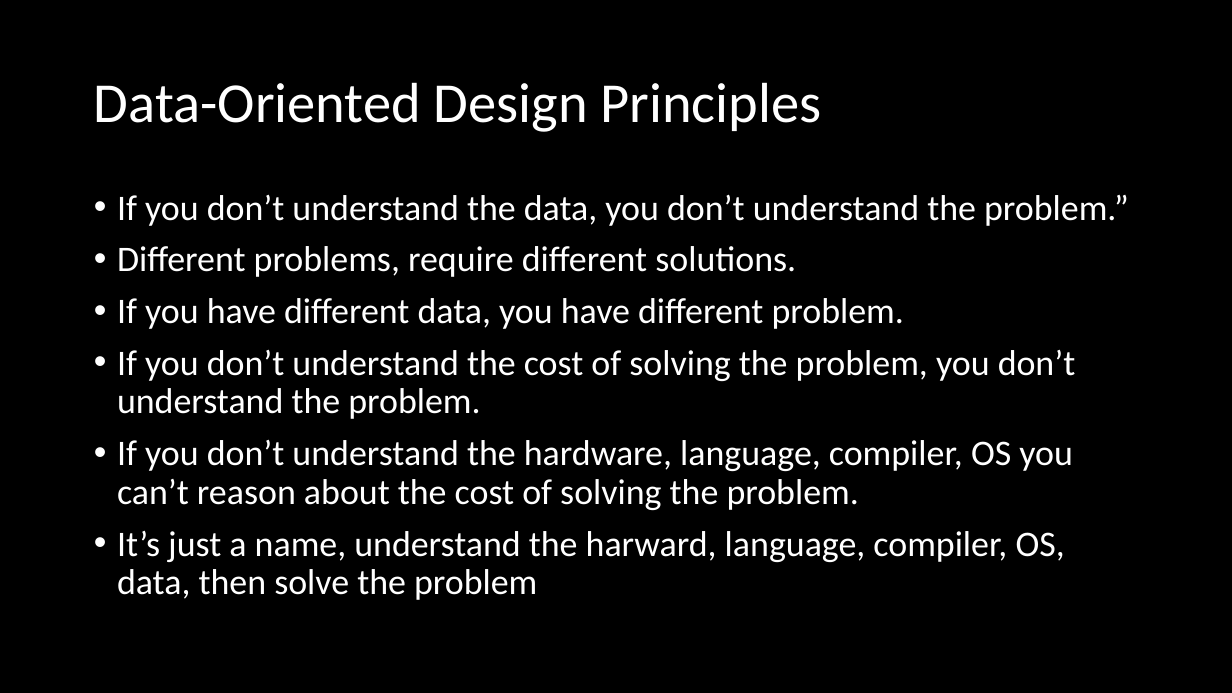
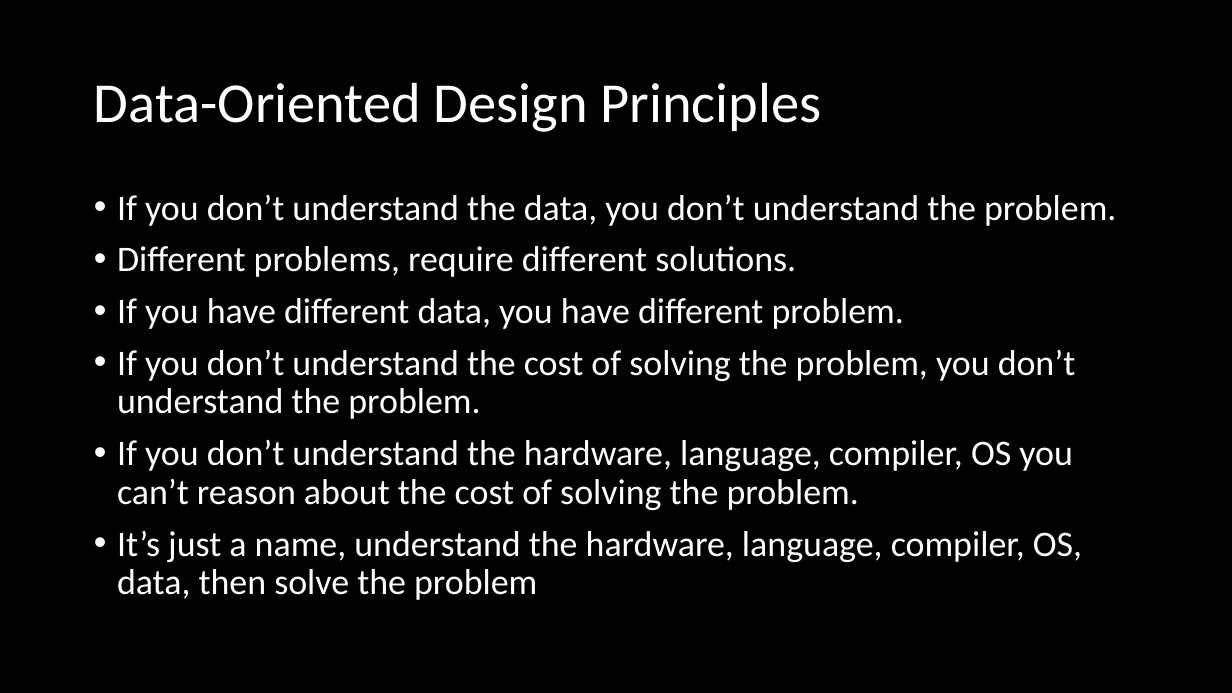
Before and after one commit to omidshahbazi/DODSample, a slide deck: slide 11 of Presentation/Presentation.pptx. Drawn at 1232x693 pixels with LibreOffice and Linux fonts; fonts in the diff are those of the drawing. Boxes give left, top, right and bottom in pixels: in the first picture for what was removed or moved away, otherwise in the second. Text is boxed around its words. In the diff, an @@ line names an element or a change of style, - is before the commit and + after.

```diff
--- a/Presentation/Presentation.pptx
+++ b/Presentation/Presentation.pptx
@@ text at box(117, 194, 1116, 226): text changed @@
-• If you don’t understand the data, you don’t understand the problem.”
+• If you don’t understand the data, you don’t understand the problem.
@@ text at box(117, 530, 1082, 600): text changed @@
-• It’s just a name, understand the harward, language, compiler, OS, data, then solve the problem
+• It’s just a name, understand the hardware, language, compiler, OS, data, then solve the problem
```
